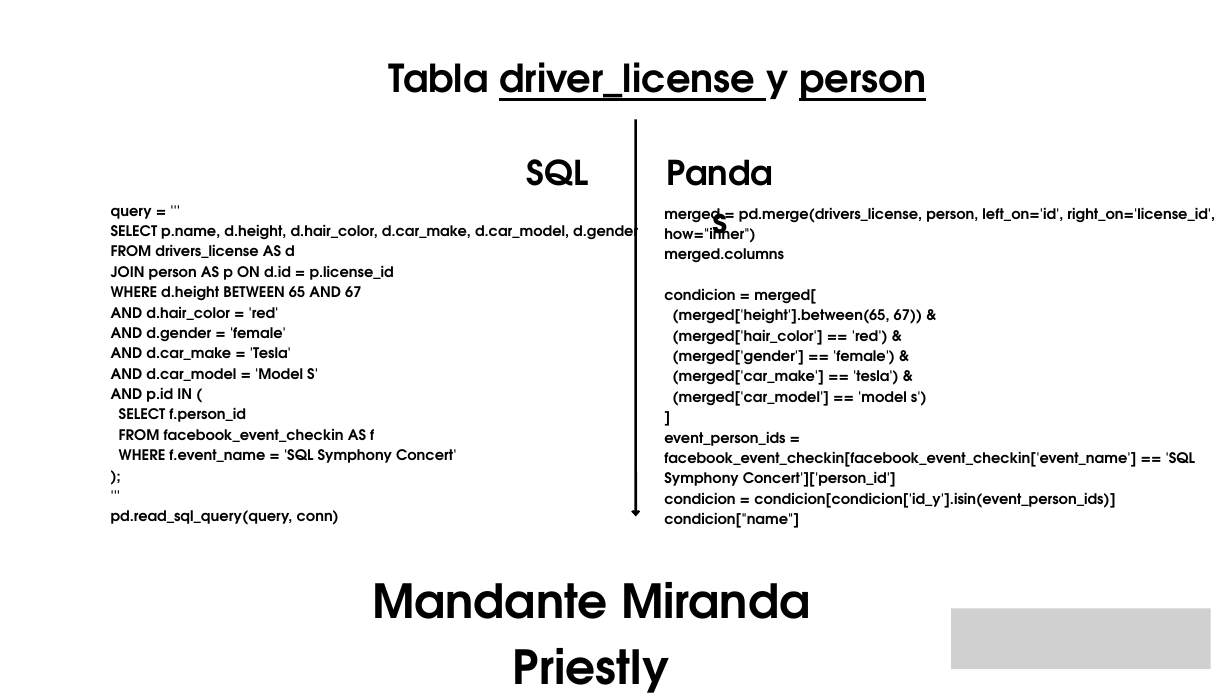
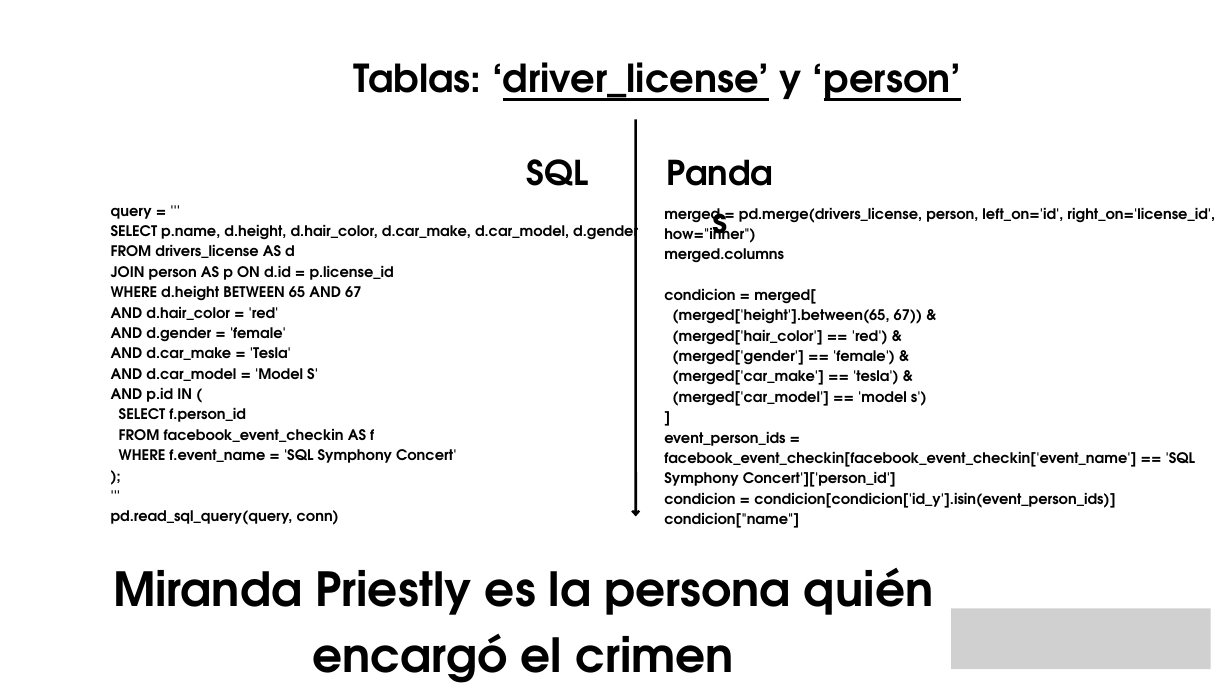
Before and after one commit to apvwbm/Team-Challenge---Team-Miss-Marple, a slide deck: slide 6 of Team Miss Marple.pptx. Drawn at 1232x693 pixels with LibreOffice and Linux fonts; fonts in the diff are those of the drawing; grey boxes stand for pictures; background and template pictures are left out. Boxes give left, top, right and bottom in pixels: in the first picture for what was removed or moved away, otherwise in the second. Text is boxed around its words. In the diff, an @@ line names an element or a change of style, - is before the commit and + after.

```diff
--- a/Team Miss Marple.pptx
+++ b/Team Miss Marple.pptx
@@ text at <box>353,62,961,101</box>: text changed @@
-Tabla driver_license y person
+Tablas: ‘driver_license’ y ‘person’
@@ text at <box>113,568,934,683</box>: text changed @@
-Mandante Miranda Priestly
+Miranda Priestly es la persona quién encargó el crimen
```
Also in this commit, not shown: 4 other slides changed, 5 other files.
